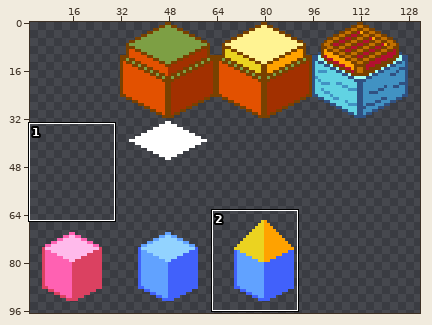
Sprite sheet -- src/sprites/spriteSheetIso00.png. The first picture is a wide view before the edit; the outline marks the close-up.
Close-up. Before the edit:
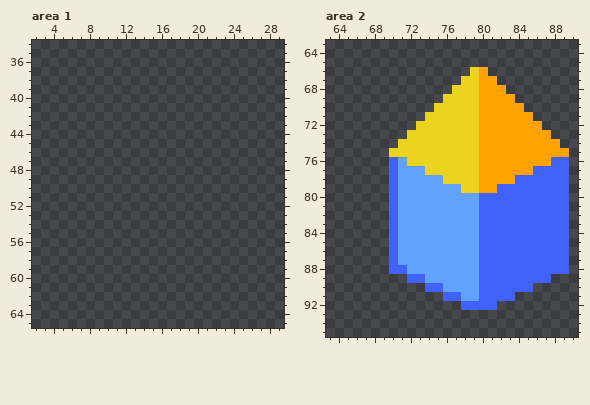
The file is 256x256 pixels. Shown: area 1: x 2..29, y 34..65; area 2: x 63..90, y 63..95. The wide view leaves out empty margins.
After:
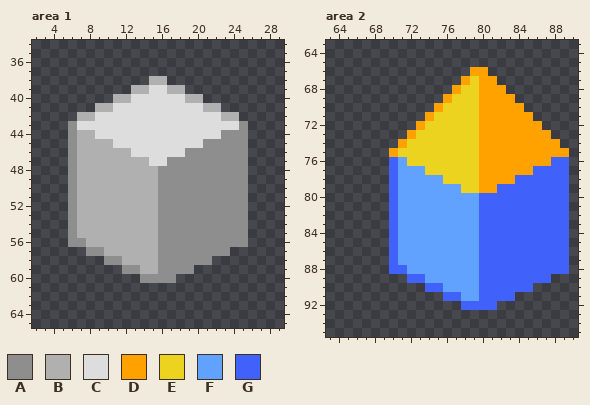
Palette (. is transparent): A #8e8e8e  B #b0b0b0  C #dddddd  D #ffa200  E #ebd320  F #61a2ff  G #4161fb
Edits made:
--- area 1
@@ x 2..29 @@
 37 ............................
-38 ............................
-39 ............................
-40 ............................
-41 ............................
-42 ............................
-43 ............................
-44 ............................
-45 ............................
-46 ............................
-47 ............................
-48 ............................
-49 ............................
-50 ............................
-51 ............................
-52 ............................
-53 ............................
-54 ............................
-55 ............................
-56 ............................
-57 ............................
-58 ............................
-59 ............................
-60 ............................
+38 .............BB.............
+39 ...........BBCCBB...........
+40 .........BBCCCCCCBB.........
+41 .......BBCCCCCCCCCCBB.......
+42 .....BBCCCCCCCCCCCCCCBB.....
+43 ....ACCCCCCCCCCCCCCCCCCA....
+44 ....ABBCCCCCCCCCCCCCCAAA....
+45 ....ABBBBCCCCCCCCCCAAAAA....
+46 ....ABBBBBBCCCCCCAAAAAAA....
+47 ....ABBBBBBBBCCAAAAAAAAA....
+48 ....ABBBBBBBBBAAAAAAAAAA....
+49 ....ABBBBBBBBBAAAAAAAAAA....
+50 ....ABBBBBBBBBAAAAAAAAAA....
+51 ....ABBBBBBBBBAAAAAAAAAA....
+52 ....ABBBBBBBBBAAAAAAAAAA....
+53 ....ABBBBBBBBBAAAAAAAAAA....
+54 ....ABBBBBBBBBAAAAAAAAAA....
+55 ....ABBBBBBBBBAAAAAAAAAA....
+56 ....AABBBBBBBBAAAAAAAAAA....
+57 ......AABBBBBBAAAAAAAA......
+58 ........AABBBBAAAAAA........
+59 ..........AABBAAAA..........
+60 ............AAAA............
 61 ............................
--- area 2
@@ x 68..81 @@
 65 ..............
-66 ...........ED.
-67 ..........EEDD
-68 .........EEEDD
-69 ........EEEEDD
-70 .......EEEEEDD
-71 ......EEEEEEDD
-72 .....EEEEEEEDD
-73 ....EEEEEEEEDD
-74 ...EEEEEEEEEDD
-75 ..EEEEEEEEEEDD
+66 ...........DD.
+67 ..........DEDD
+68 .........DEEDD
+69 ........DEEEDD
+70 .......DEEEEDD
+71 ......DEEEEEDD
+72 .....DEEEEEEDD
+73 ....DEEEEEEEDD
+74 ...DEEEEEEEEDD
+75 ..DEEEEEEEEEDD
 76 ..GFEEEEEEEEDD
Where, in picture pixels (left, top, right, bottom), the same in both close-ups:
added: (68, 76, 248, 283)
changed: (389, 67, 479, 157)
